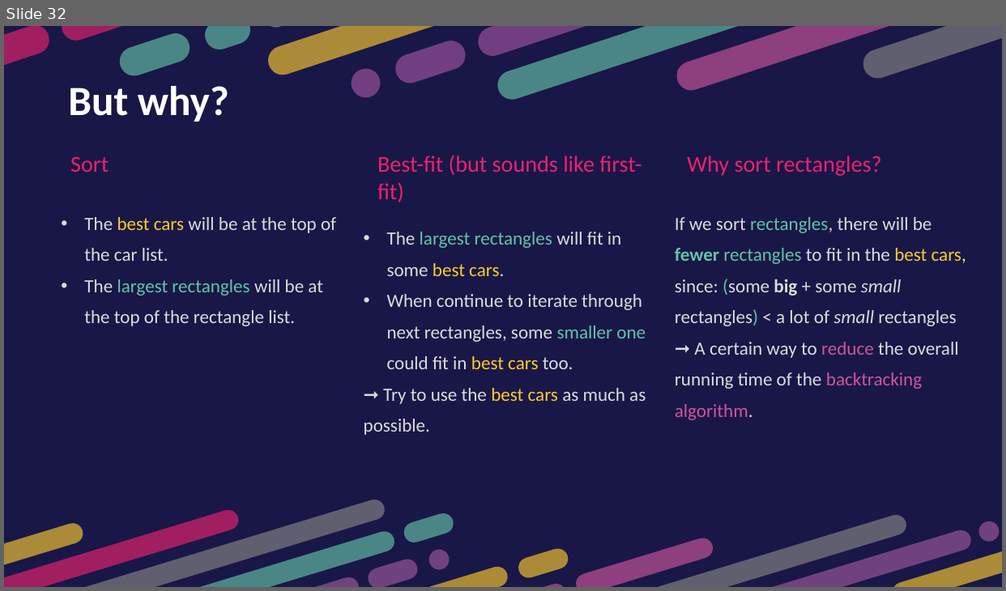
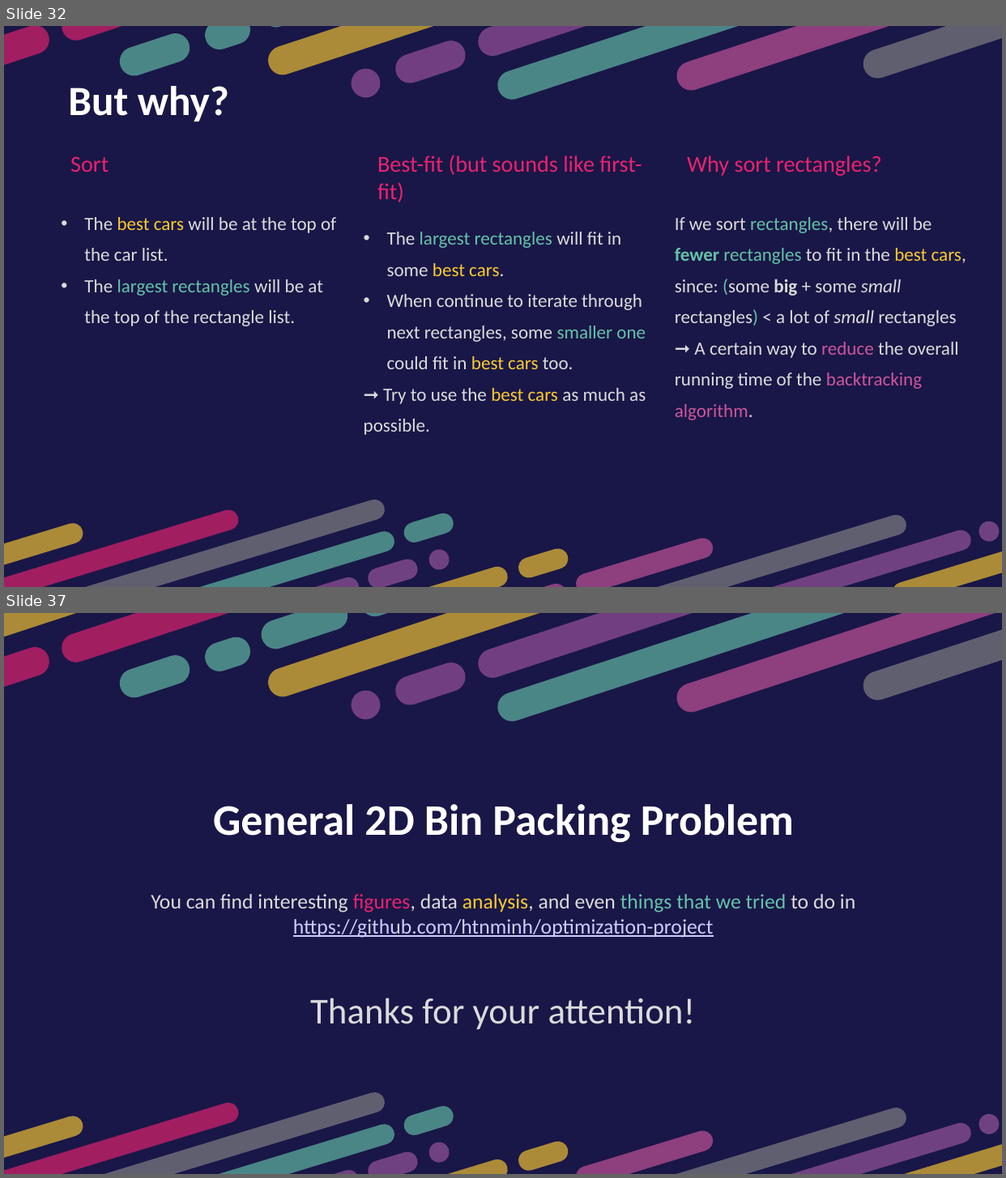
Before and after one commit to htnminh/optimization-project, a slide deck: presentation/General 2D Bin Packing Problem.pptx. Shown one above the other, each under a label of ours: slide 32 before the commit, slides 32 and 37 after it; the slides between them are not shown. The pictures are 1006x591 and 1006x1178 pixels, drawn with LibreOffice and Linux fonts; fonts in the diff are those of the drawing. Boxes give left, top, right and bottom in pixels: in the first picture for what was removed or moved away, otherwise in the second. Text is boxed around its words. In the diff, an @@ line names an element or a change of style, - is before the commit and + after.

```diff
--- a/presentation/General 2D Bin Packing Problem.pptx
+++ b/presentation/General 2D Bin Packing Problem.pptx
@@ slide 37 added at [4,613,1002,1174], background #191747 @@
@@ group added at [4,613,1002,813]: 17 freeform shapes @@
@@ text added at [213,804,794,842], 42 pt, text #FFFFFF, bold @@
+General 2D Bin Packing Problem
@@ text added at [151,894,855,938], 20 pt, text #CCCCFF @@
+You can find interesting figures, data analysis, and even things that we tried to do in
+https://github.com/htnminh/optimization-project
@@ text added at [310,999,696,1030], 35 pt, text #DBDBDB @@
+Thanks for your attention!
@@ group added at [4,1024,1002,1174]: 19 freeform shapes @@
```
Also in this commit, not shown: 3 slides changed, 1 other slide added, 1 other file.
